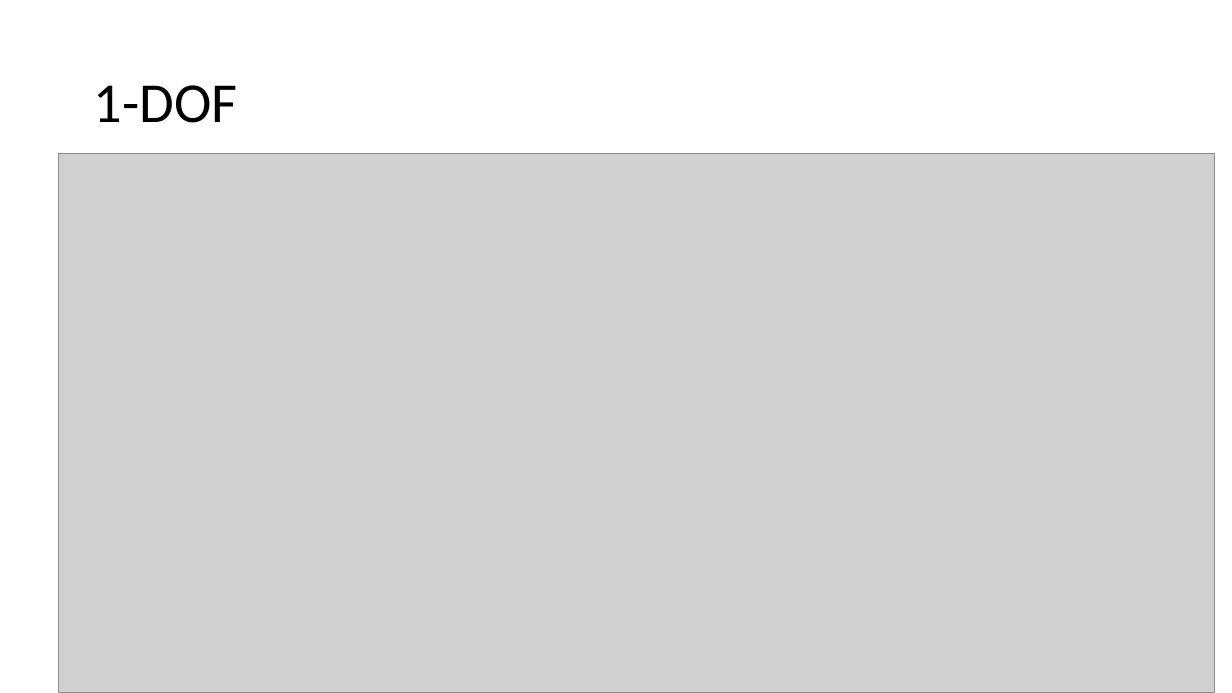
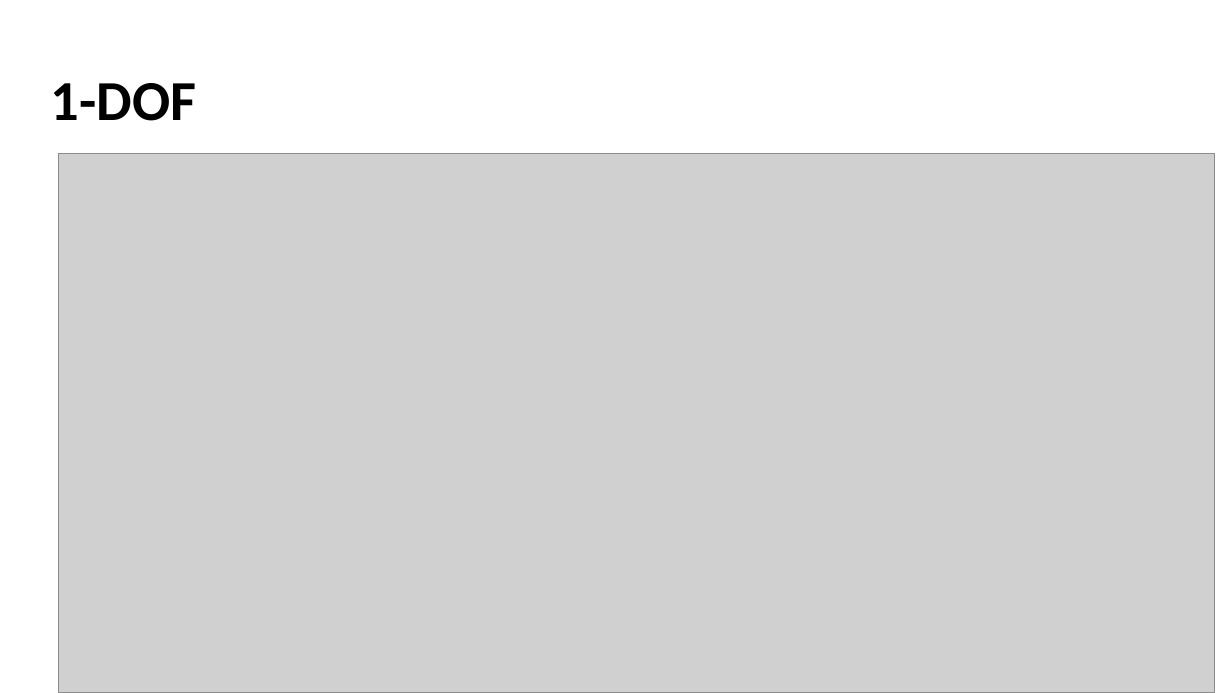
Before and after one commit to bamason2/ttc066-module, a slide deck: slide 5 of docs/lectures/Drivetrain Modelling II.pptx. Drawn at 1232x693 pixels with LibreOffice and Linux fonts; fonts in the diff are those of the drawing; grey boxes stand for pictures; background and template pictures are left out. Boxes give left, top, right and bottom in pixels: in the first picture for what was removed or moved away, otherwise in the second. Text is boxed around its words. In the diff, an @@ line names an element or a change of style, - is before the commit and + after.

Commit message:
Drivetrain modelling II
minor formatting changes to lecture slides

```diff
--- a/docs/lectures/Drivetrain Modelling II.pptx
+++ b/docs/lectures/Drivetrain Modelling II.pptx
@@ title "1-DOF": place and size @@
-title "1-DOF" at box(94, 85, 238, 123)
+title "1-DOF" at box(51, 83, 196, 121)
@@ title "1-DOF" at box(51, 83, 196, 121): bold on @@
```
Also in this commit, not shown: 14 other slides changed, 1 other file.
